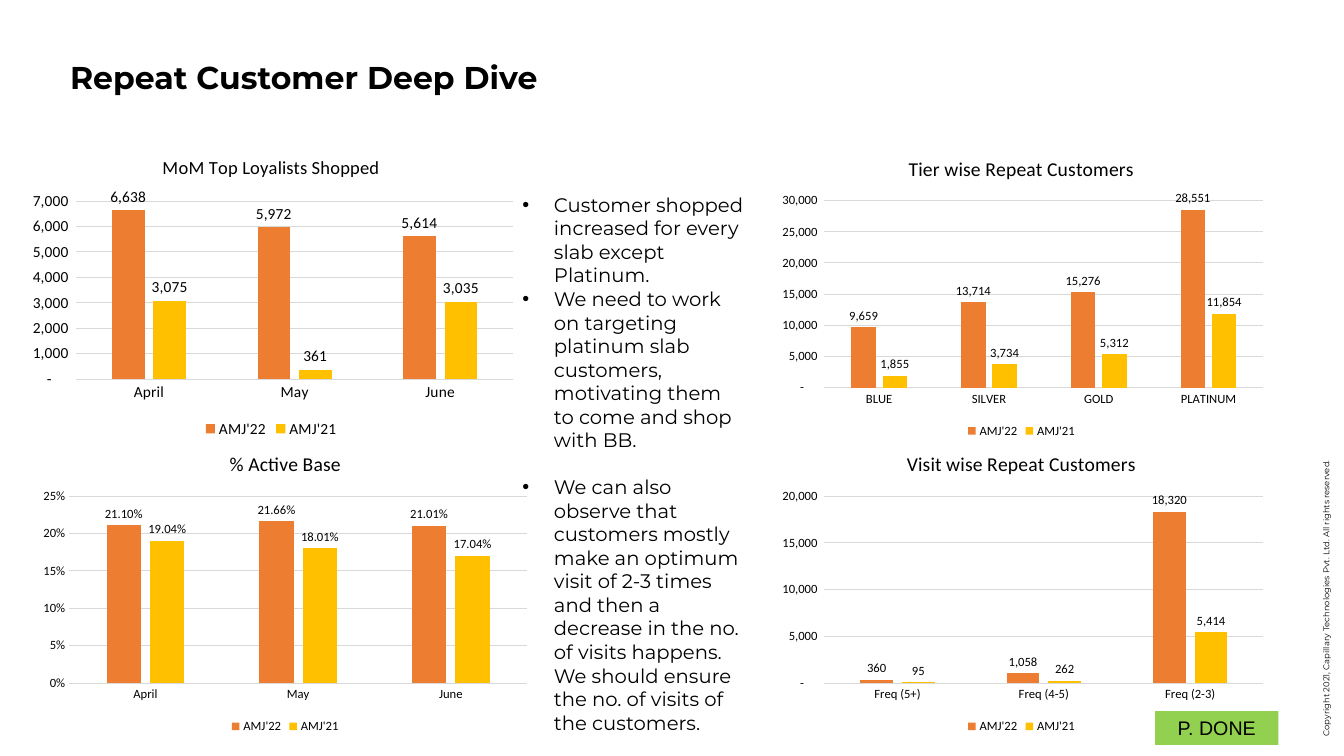
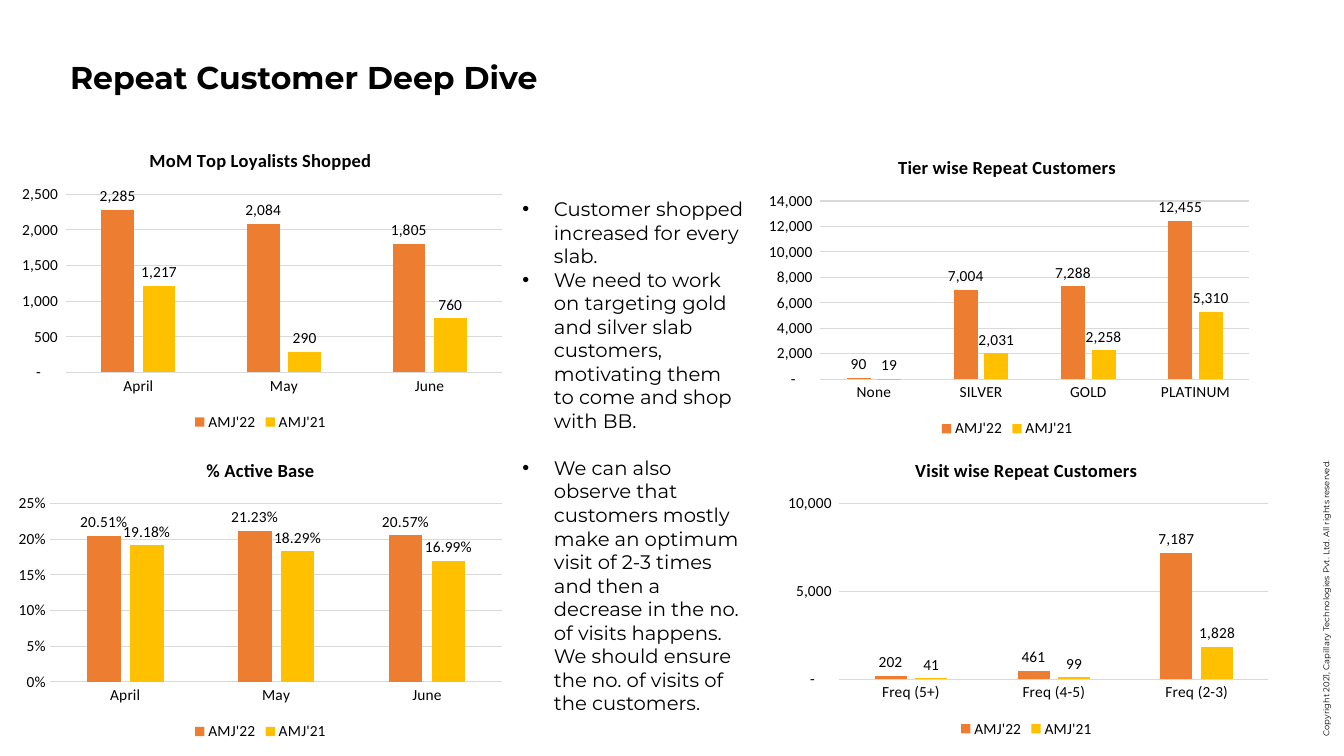
Before and after one commit to akhil-kumar-capillary/Linen-Club, a slide deck: slide 8 of Decks/LC QBR AMJ'22.pptx. Drawn at 1344x756 pixels with LibreOffice and Linux fonts; fonts in the diff are those of the drawing; background and template pictures are left out. Boxes give left, top, right and bottom in pixels: in the first picture for what was removed or moved away, otherwise in the second. Text is boxed around its words. In the diff, an @@ line names an element or a change of style, - is before the commit and + after.

```diff
--- a/Decks/LC QBR AMJ'22.pptx
+++ b/Decks/LC QBR AMJ'22.pptx
@@ column chart at bbox=[8, 133, 512, 436] @@
@@ AMJ'22, April: 6638 to 2285 @@
@@ AMJ'22, May: 5972 to 2084 @@
@@ AMJ'22, June: 5614 to 1805 @@
@@ AMJ'21, April: 3075 to 1217 @@
@@ AMJ'21, May: 361 to 290 @@
@@ AMJ'21, June: 3035 to 760 @@
@@ column chart: place and size @@
-column chart at bbox=[19, 140, 523, 443]
+column chart at bbox=[8, 133, 512, 436]
@@ column chart at bbox=[755, 140, 1259, 443] @@
-categories: BLUE, SILVER, GOLD, PLATINUM
+categories: None, SILVER, GOLD, PLATINUM
-AMJ'22: 9659, 13714, 15276, 28551
+AMJ'22: 90, 7004, 7288, 12455
@@ data labels of AMJ'22 changed @@
-AMJ'21: 1855, 3734, 5312, 11854
+AMJ'21: 19, 2031, 2258, 5310
@@ data labels of AMJ'21 changed @@
@@ legend changed @@
@@ category axis changed @@
@@ value axis changed @@
@@ lettering changed @@
@@ column chart: place and size @@
-column chart at bbox=[769, 140, 1273, 443]
+column chart at bbox=[755, 140, 1259, 443]
@@ text at bbox=[554, 201, 743, 428]: text changed @@
-• Customer shopped increased for every slab except Platinum.
-• We need to work on targeting platinum slab customers, motivating them to come and shop with BB.
+• Customer shopped increased for every slab.
+• We need to work on targeting gold and silver slab customers, motivating them to come and shop with BB.
@@ column chart at bbox=[8, 443, 512, 745] @@
@@ AMJ'22, April: 0.211 to 0.2051 @@
@@ AMJ'22, May: 0.2166 to 0.2123 @@
@@ AMJ'22, June: 0.2101 to 0.2057 @@
@@ data labels of AMJ'22 changed @@
@@ AMJ'21, April: 0.1904 to 0.1918 @@
@@ AMJ'21, May: 0.1801 to 0.1829 @@
@@ AMJ'21, June: 0.1704 to 0.1699 @@
@@ data labels of AMJ'21 changed @@
@@ legend changed @@
@@ category axis changed @@
@@ value axis changed @@
@@ lettering changed @@
@@ column chart: place and size @@
-column chart at bbox=[33, 436, 537, 738]
+column chart at bbox=[8, 443, 512, 745]
@@ column chart at bbox=[774, 443, 1278, 742] @@
@@ AMJ'22, Freq (5+): 360 to 202 @@
@@ AMJ'22, Freq (4-5): 1058 to 461 @@
@@ AMJ'22, Freq (2-3): 18320 to 7187 @@
@@ data labels of AMJ'22 changed @@
@@ AMJ'21, Freq (5+): 95 to 41 @@
@@ AMJ'21, Freq (4-5): 262 to 99 @@
@@ AMJ'21, Freq (2-3): 5414 to 1828 @@
@@ data labels of AMJ'21 changed @@
@@ legend changed @@
@@ category axis changed @@
@@ value axis changed @@
@@ lettering changed @@
@@ column chart: place and size @@
-column chart at bbox=[769, 436, 1273, 738]
+column chart at bbox=[774, 443, 1278, 742]
@@ rectangle removed at bbox=[1155, 711, 1278, 745] @@
-P. DONE
```
Also in this commit, not shown: 7 other slides changed, 1 other file.
